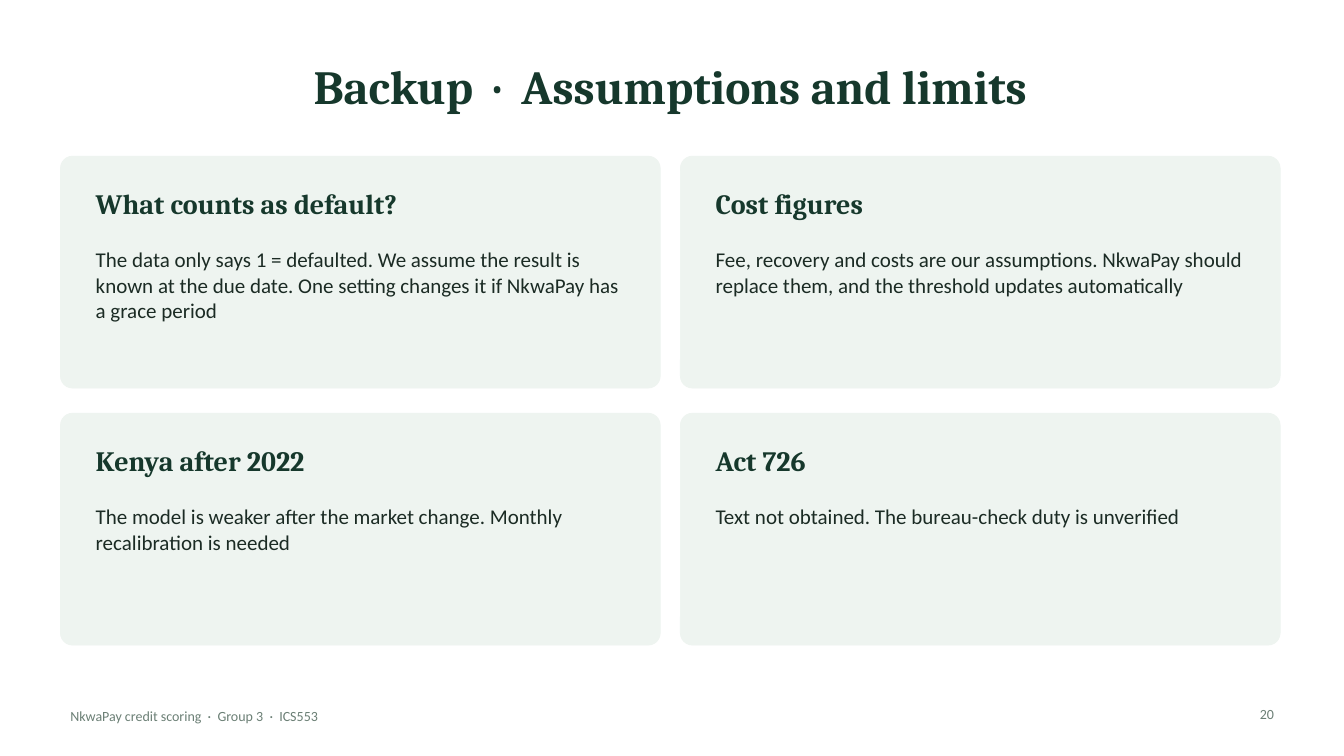
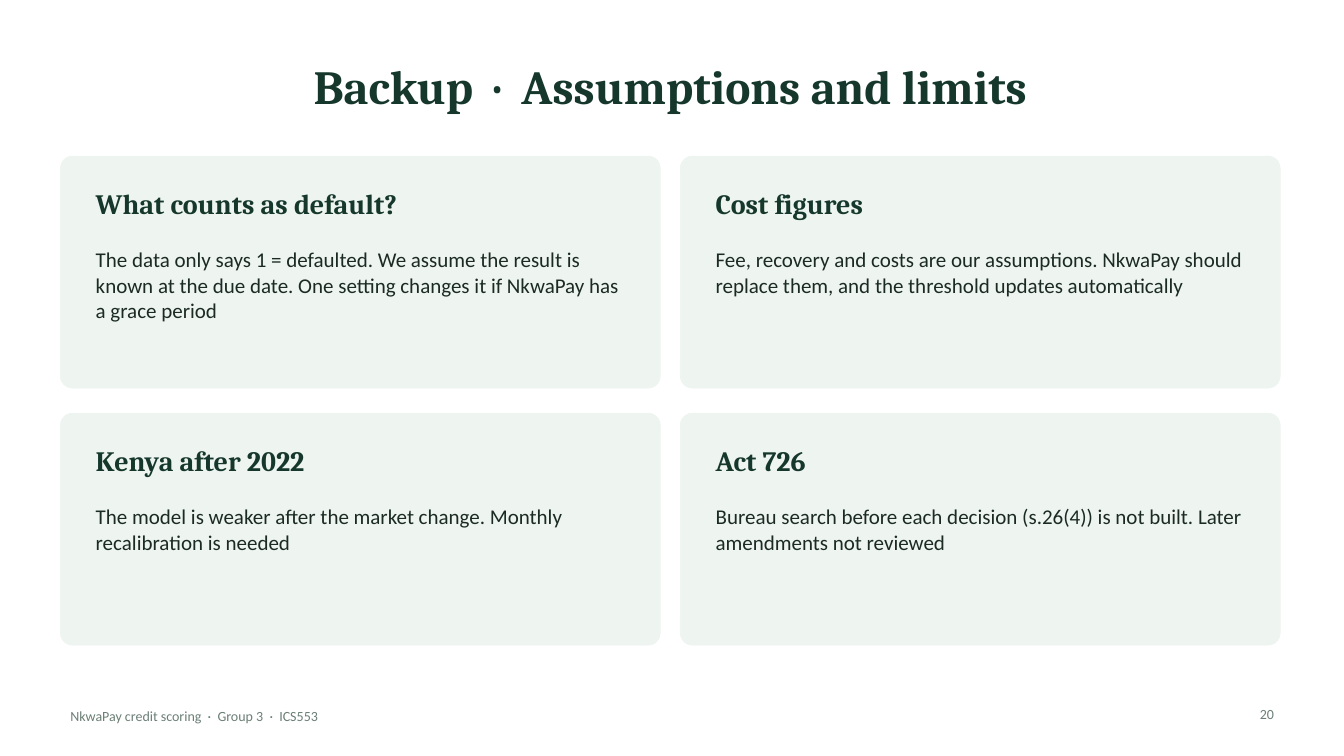
Before and after one commit to ASU-MICS-2028/mle-group-3-prosit-2, a slide deck: slide 20 of slides/NkwaPay_Debrief_Simple.pptx. Drawn at 1344x756 pixels with LibreOffice and Linux fonts; fonts in the diff are those of the drawing. Boxes give left, top, right and bottom in pixels: in the first picture for what was removed or moved away, otherwise in the second. Text is boxed around its words. In the diff, an @@ line names an element or a change of style, - is before the commit and + after.

```diff
--- a/slides/NkwaPay_Debrief_Simple.pptx
+++ b/slides/NkwaPay_Debrief_Simple.pptx
@@ text at (716,509,1241,550): text changed @@
-Text not obtained. The bureau-check duty is unverified
+Bureau search before each decision (s.26(4)) is not built. Later amendments not reviewed
```
Also in this commit, not shown: 4 other slides changed, 9 other files.
